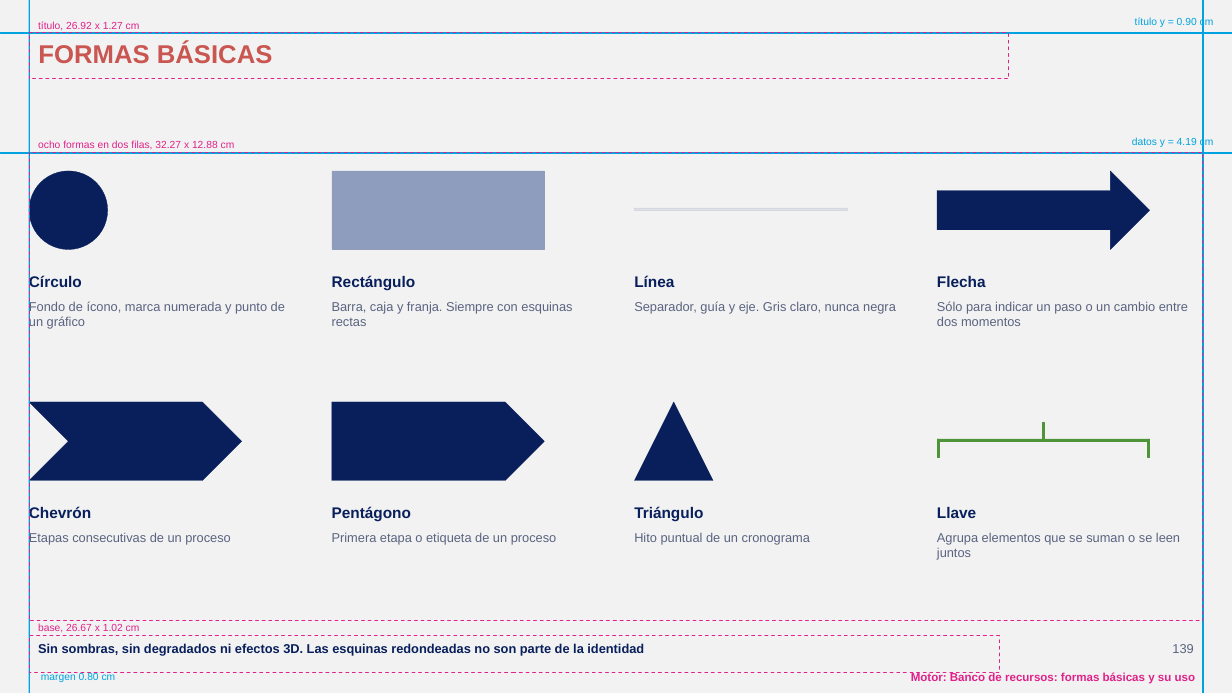
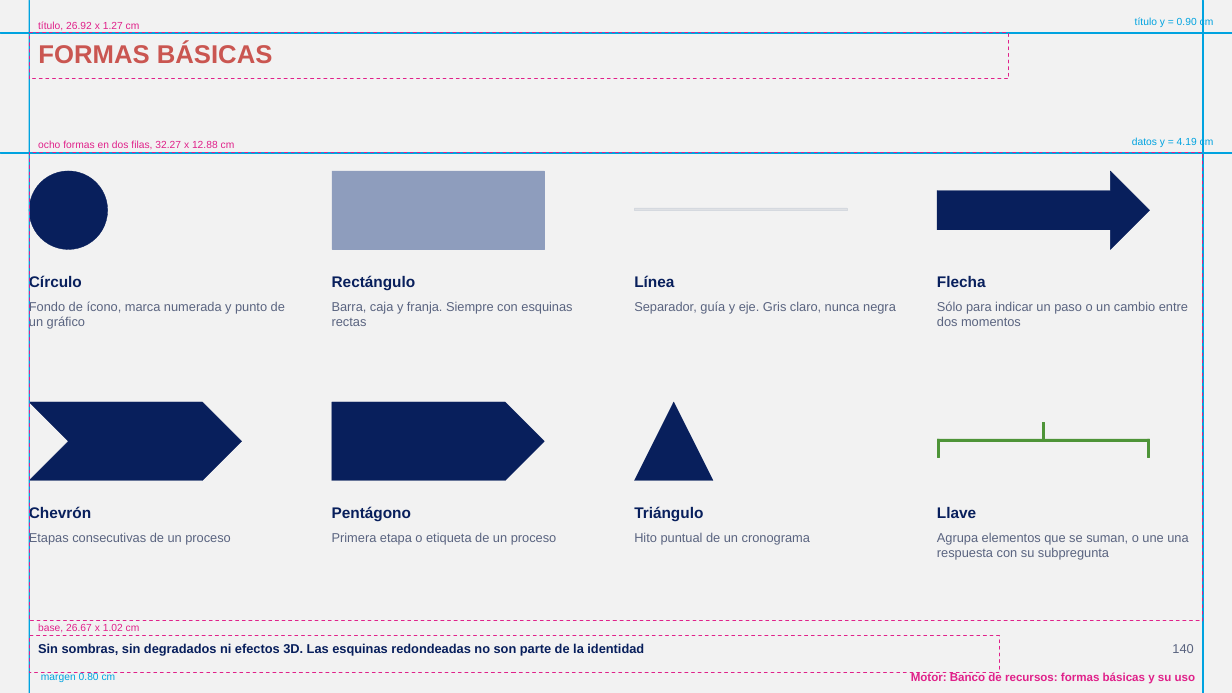
Before and after one commit to GonzaloAlmendariz/prosecnur-app, a slide deck: slide 140 of docs/qa/motor-ppt-2026-10-06/4-recetario/recetario-fiel-guias.pptx (slide 139 before the commit). Drawn at 1232x693 pixels with LibreOffice and Linux fonts; fonts in the diff are those of the drawing; background and template pictures are left out. Boxes give left, top, right and bottom in pixels: in the first picture for what was removed or moved away, otherwise in the second. Text is boxed around its words. In the diff, an @@ line names an element or a change of style, - is before the commit and + after.

```diff
--- a/docs/qa/motor-ppt-2026-10-06/4-recetario/recetario-fiel-guias.pptx
+++ b/docs/qa/motor-ppt-2026-10-06/4-recetario/recetario-fiel-guias.pptx
@@ text at <box>937,533,1188,560</box>: text changed @@
-Agrupa elementos que se suman o se leen juntos
+Agrupa elementos que se suman, o une una respuesta con su subpregunta
@@ text at <box>1172,644,1193,653</box>: text changed @@
-139
+140
```
Also in this commit, not shown: 3 other slides changed, 1 slide added, 6 other files.
